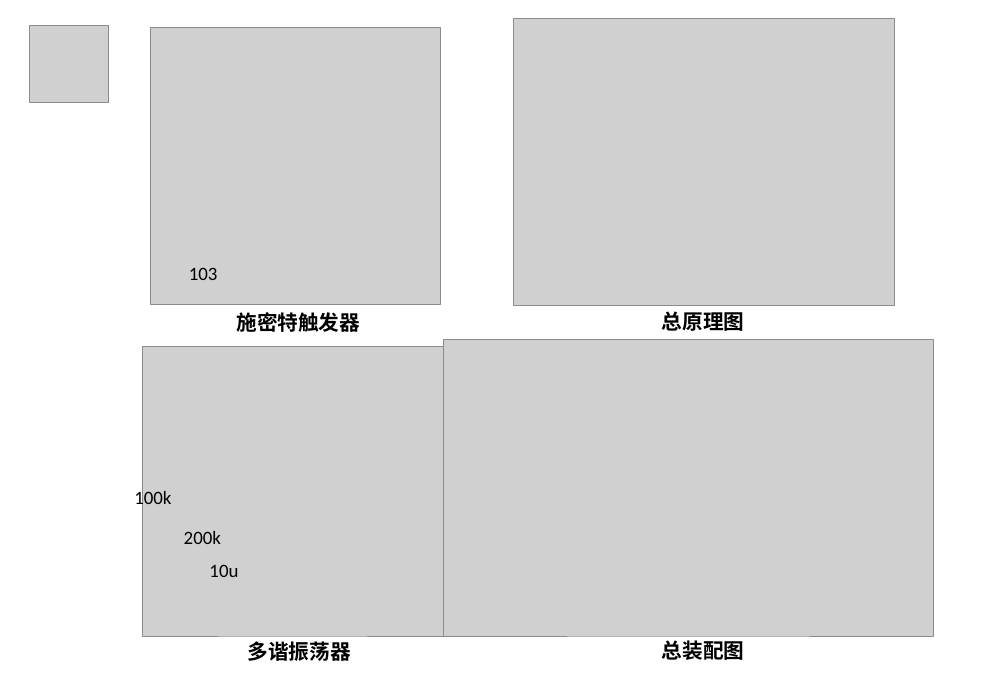
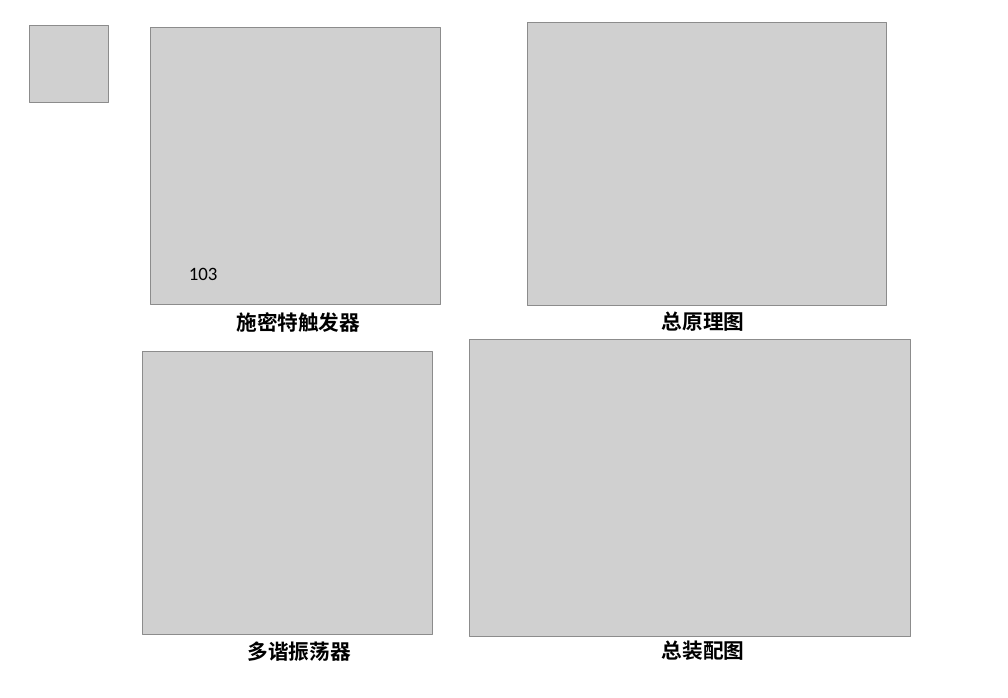
Before and after one commit to RedNoseRedRose/XinChuang-Practice-BreadBoard-555-02PhotosensitiveSpeaker, a slide deck: slide 1 of 打印图.pptx. Drawn at 1008x698 pixels with LibreOffice and Linux fonts; fonts in the diff are those of the drawing; grey boxes stand for pictures; background and template pictures are left out. Boxes give left, top, right and bottom in pixels: in the first picture for what was removed or moved away, otherwise in the second. Text is boxed around its words. In the diff, an @@ line names an element or a change of style, - is before the commit and + after.

```diff
--- a/打印图.pptx
+++ b/打印图.pptx
@@ picture: place and size @@
-picture at (514, 19, 894, 305)
+picture at (528, 22, 887, 306)
@@ picture: place and size @@
-picture at (143, 347, 444, 637)
+picture at (142, 351, 432, 635)
@@ picture: place and size @@
-picture at (443, 339, 934, 636)
+picture at (470, 339, 911, 637)
@@ text removed at (134, 489, 171, 510) @@
-100k
@@ text removed at (184, 531, 221, 544) @@
-200k
@@ text removed at (209, 564, 238, 577) @@
-10u
```
Also in this commit, not shown: 2 other files.
